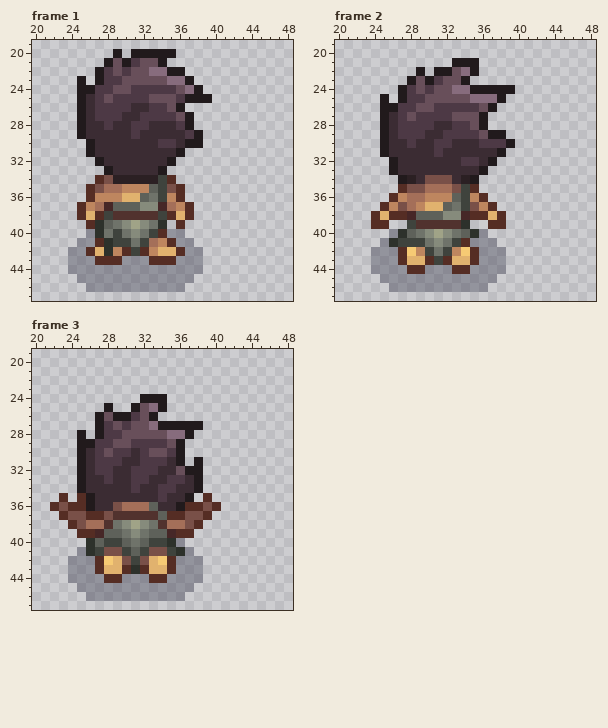
Two states of a pixel-art file, Assets/Imported/Swordsmen/asperite_no_sword/Swordsman_lvl1_Death/Swordsman_lvl1_Death_back.aseprite. That is the earlier state.
64x64 pixels, 7 frames. Colours within 5 levels of each other are drawn and written as one. Shown: frame 1: x 20..48, y 19..47; frame 2: x 20..48, y 19..47; frame 3: x 20..48, y 19..47. The commit also changed other frames, which this record leaves out.
The same view after the edit:
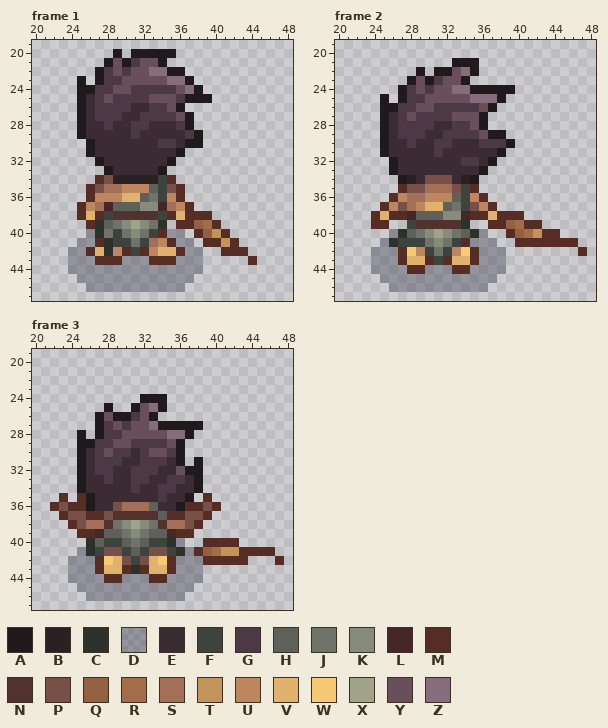
Palette (. is transparent): A #211a1c  B #2b2023  C #2d312b  D #28293f59  E #3b2c33  F #3f433d  G #4d3945  H #5e615a  J #6f736a  K #868b7c  L #462727  M #552d24  N #51322e  P #795048  Q #936141  R #a26e49  S #a46f59  T #c29459  U #be865f  V #e1b26e  W #f6ca74  X #a0a387  Y #684f5a  Z #876c7d
The edit:
layer "sword_back" now shown
Frame 1, layer "sword_back":
Colour M now appears in row 38 at x 38 to 39; in row 39 at x 37 and 40; in row 40 at x 38 and 41; in row 41 at x 39 to 40 and 42; in row 42 at x 41 to 43; in row 43 at x 44.
Colour Q now appears in row 39 at x 38; in row 40 at x 39.
Colour R now appears in row 39 at x 39.
Colour T now appears in row 40 at x 40; in row 41 at x 41.
Frame 2, layer "sword_back":
Colour M now appears in row 38 at x 39 to 40; in row 39 at x 41 to 42; in row 40 at x 39 and 43 to 44; in row 41 at x 40 to 46; in row 42 at x 47.
Colour Q now appears in row 39 at x 39; in row 40 at x 40.
Colour R now appears in row 39 at x 40; in row 40 at x 41.
Colour T now appears in row 40 at x 42.
Frame 3, layer "sword_back":
Colour M now appears in row 40 at x 39 to 42; in row 41 at x 38 and 43 to 46; in row 42 at x 39 to 43 and 47.
Colour Q now appears in row 41 at x 39.
Colour R now appears in row 41 at x 40.
Colour T now appears in row 41 at x 41 to 42.
Pixel boxes of the changes (left, top, right, bottom) in both pictures:
added: (185, 211, 257, 265)
added: (506, 211, 587, 256)
added: (194, 538, 284, 565)
